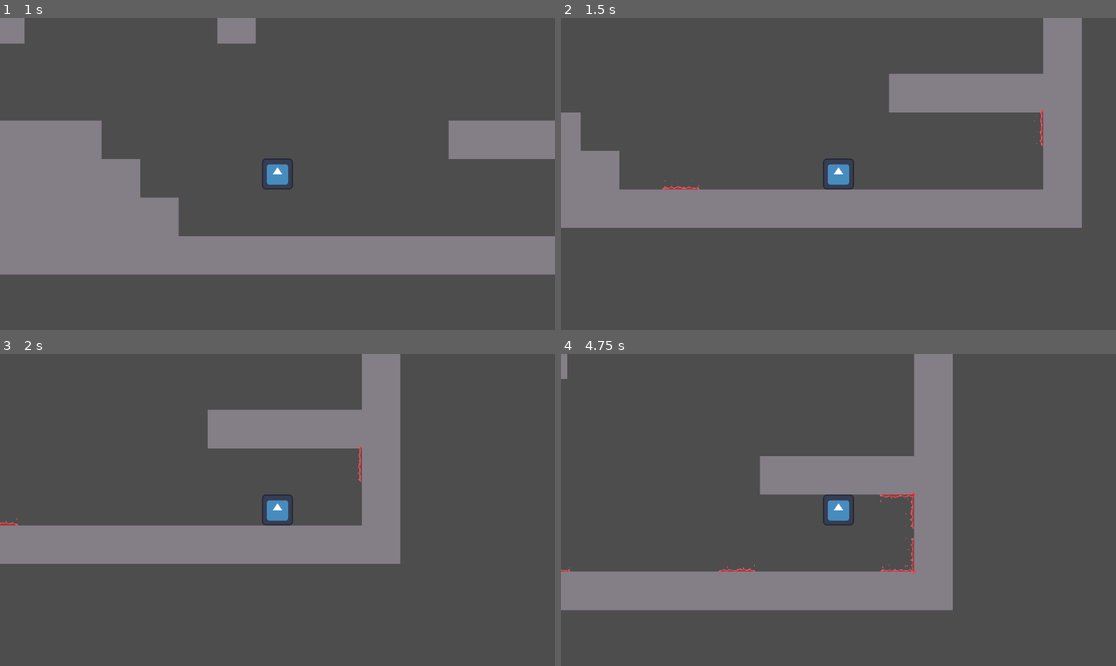
Above: before the commit, frames 1-4 (two rows, left to right).
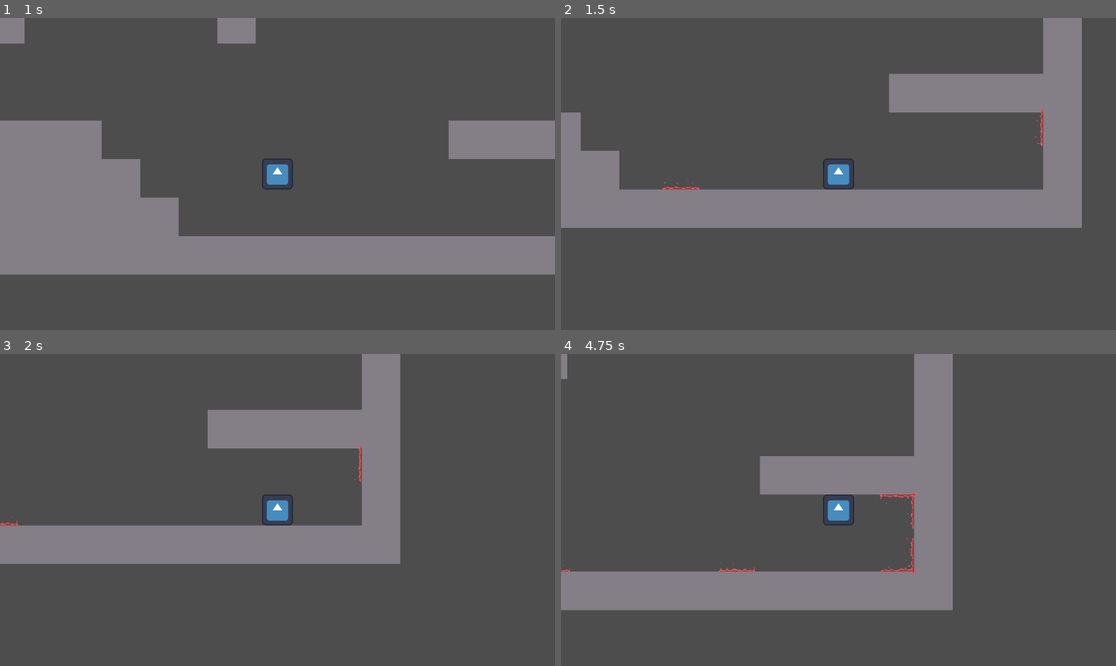
Above: after the commit, the same moments.

Repository: isgolden/gameJam
Game: Godot game, scene res://level.tscn
The game is run twice, just before and just after one commit, with the same random seed, the same clock (stepped at 60 frames per second) and the same inputs. The engine's default icon, where the game draws it, is replaced by a stand-in: a white triangle on a blue panel in a dark square.
Inputs (mouse positions are in pixels of both pictures, inside the frame that each line leads up to):
- Up to frame 1 (1 s): move the mouse to (399, 158) at 0.52 s; hold D (right) from 0.53 s (still down); click (399, 158) at 0.6 s; tap Space (jump) at 0.77 s
- Up to frame 2 (1.5 s): keep holding D (right); move the mouse to (727, 189) at 1.27 s; click (727, 189) at 1.35 s
- Up to frame 3 (2 s): keep holding D (right); tap Space (jump) at 1.52 s
- Up to frame 4 (4.75 s): move the mouse to (894, 441) at 2.02 s; release D (right) at 2.03 s; hold A (left) 2.03-2.78 s; click (894, 441) at 2.1 s; move the mouse to (810, 572) at 2.77 s; hold D (right) 2.78-4.28 s; click (810, 572) at 2.85 s; tap Space (jump) at 3.02, 3.77, 4.52 s; move the mouse to (1005, 556) at 3.52 s; click (1005, 556) at 3.6 s; move the mouse to (672, 463) at 4.27 s; hold A (left) from 4.28 s (still down); click (672, 463) at 4.35 s

Frame 1 is identical in both runs. In frame 2, less than 0.1% of the frame differs, in the area x 18-87%, y 29-55%; in frame 3, less than 0.1%; in frame 4, 0.2%, in the area x 0-65%, y 44-71%.

Commit message:
portal progress

Diff:
--- a/level.gd
+++ b/level.gd
@@ -29,7 +29,25 @@
 	if downC.is_colliding():
 		portal.position = off/2+downC.get_collision_point()
 
+	portal.body_entered.connect(entered_portal)
+
+	portal.id = pHandle.get_child_count()
+	print(pHandle.get_child_count())
+	if((pHandle.get_child_count()&1) == 1):
+		portal.to = portal.id-1
+		pHandle.get_child(portal.id-1).to = portal.id
 	add_child(portal)
+
+func entered_portal(body: Node2D, to: int, rot: float, off : Vector2) -> void:
+	print(to)
+	if to == -1 or "noPortal" in body or body is TileMapLayer:
+		return;
+	var toP = pHandle.get_child(to)
+	var angDiff = angle_difference(toP.rotation,rot)
+	off = off.rotated(angDiff)
+	body.velocity = body.velocity.rotated(angDiff)
+	body.position = toP.position + off
+
 
 func _ready() -> void:
 	var player = playerScene.instantiate()
--- a/portal.gd
+++ b/portal.gd
@@ -1,4 +1,13 @@
 extends Node2D
 
-var to = -1;
+signal body_entered(body : Node2D, to : int, rot: float)
+
+var id : int = -1
+var to : int = -1;
 var timeStamp = -1;
+
+
+
+
+func _on_portal_area_body_entered(body: Node2D) -> void:
+	body_entered.emit(body,to,rotation,position-body.position)
--- a/portal.tscn
+++ b/portal.tscn
@@ -59,4 +59,6 @@
 scale = Vector2(2, -2)
 sprite_frames = SubResource("SpriteFrames_w8rct")
 autoplay = "default"
-frame_progress = 0.729429
+frame_progress = 0.0711655
+
+[connection signal="body_entered" from="portalArea" to="." method="_on_portal_area_body_entered"]
